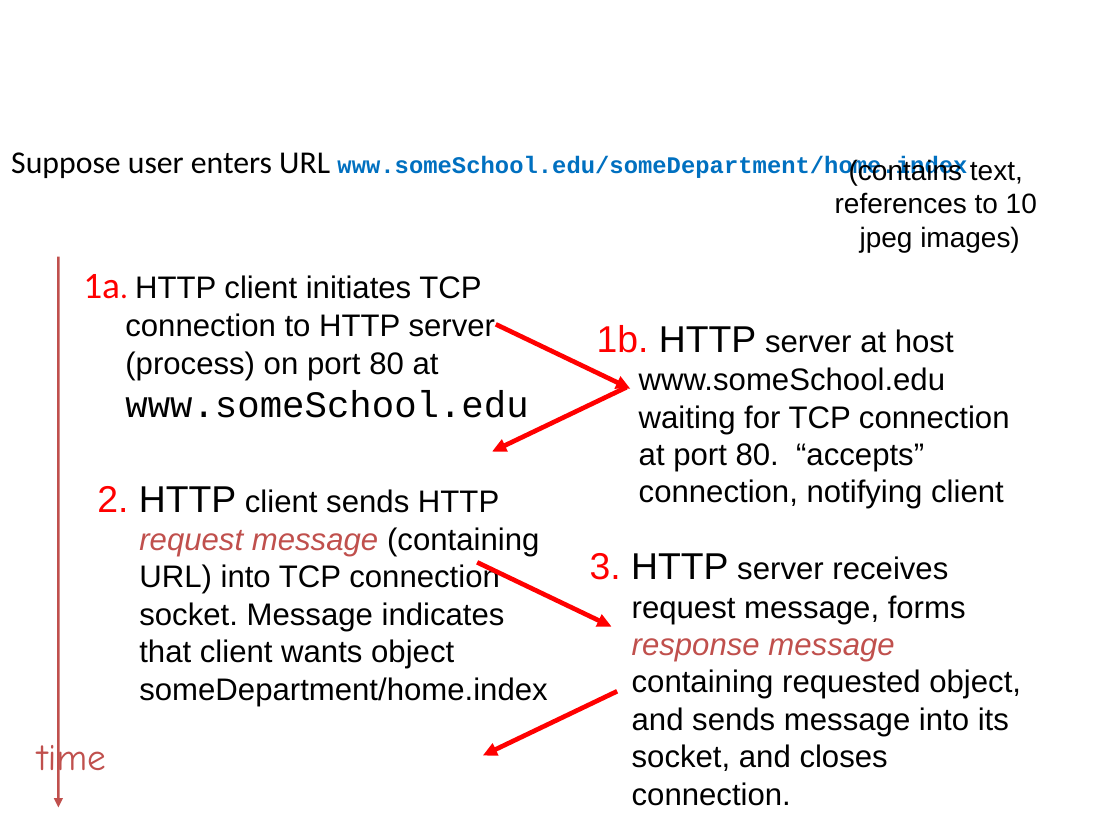
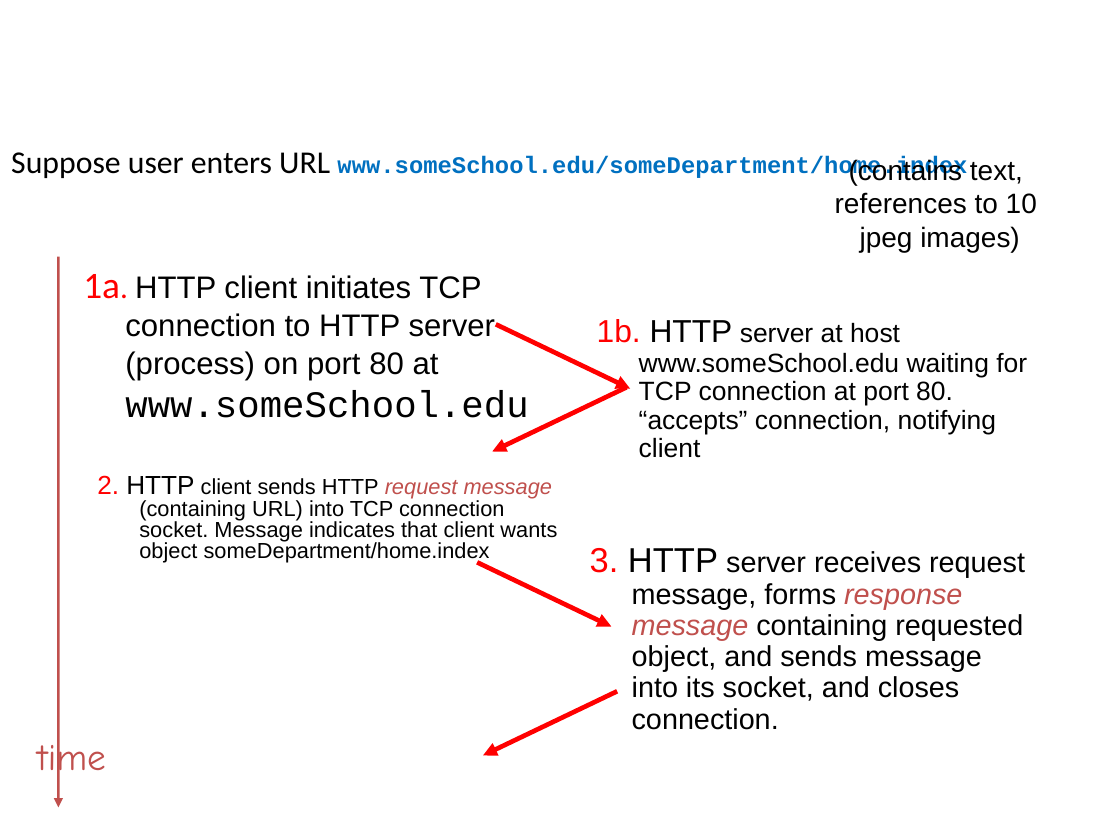
Before and after one commit to ejdea/CS372, a slide deck: slide 6 of Week3/Lectures/Lecture10.ppt. Drawn at 1120x840 pixels with LibreOffice and Linux fonts; fonts in the diff are those of the drawing; background and template pictures are left out. Boxes give left, top, right and bottom in pixels: in the first picture for what was removed or moved away, otherwise in the second. Text is boxed around its words. In the diff, an @@ line names an element or a change of style, - is before the commit and + after.

```diff
--- a/Week3/Lectures/Lecture10.ppt
+++ b/Week3/Lectures/Lecture10.ppt
@@ text "1b. HTTP server at host ..." at (597,319,1027,458): size 24 to 20.4 pt in "1b. HTTP"; size 20 to 17 pt; line spacing 1 to 0.9 @@
@@ text "2. HTTP client sends HTTP ..." at (97,475,557,563): size 24 to 16.8 pt in "2. HTTP"; size 20 to 14 pt; line spacing 1 to 0.8 @@
@@ text "3. HTTP server receives request ..." at (590,548,1025,730): size 24 to 22.2 pt in "3. HTTP"; size 20 to 18.5 pt; line spacing 1 to 0.9 @@
```
Also in this commit, not shown: 3 other slides changed, 1 slide added, 19 other files.
